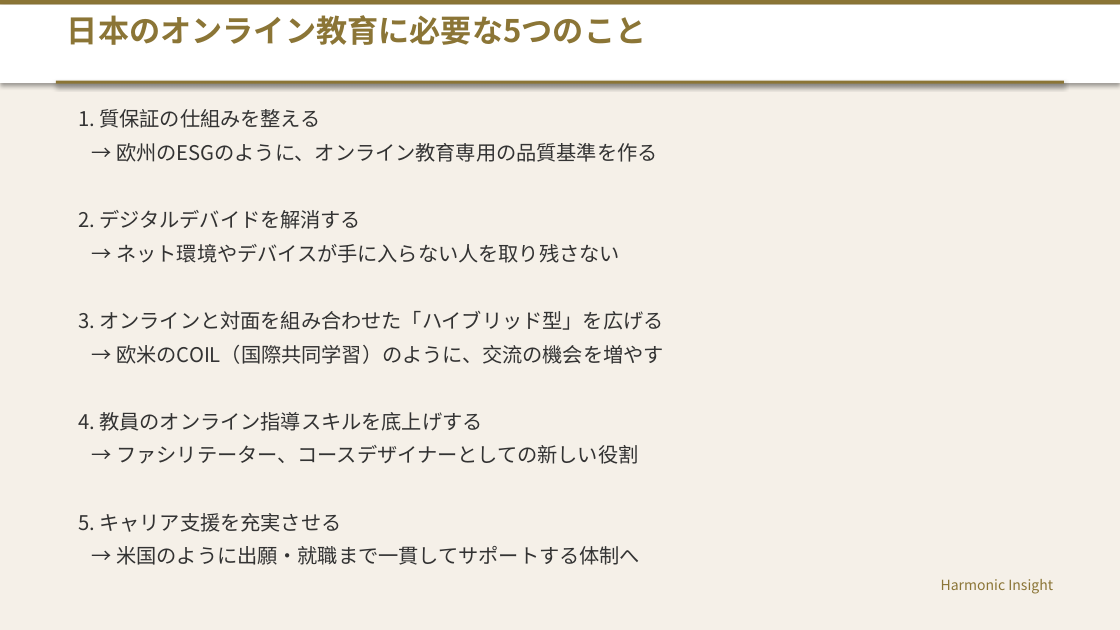
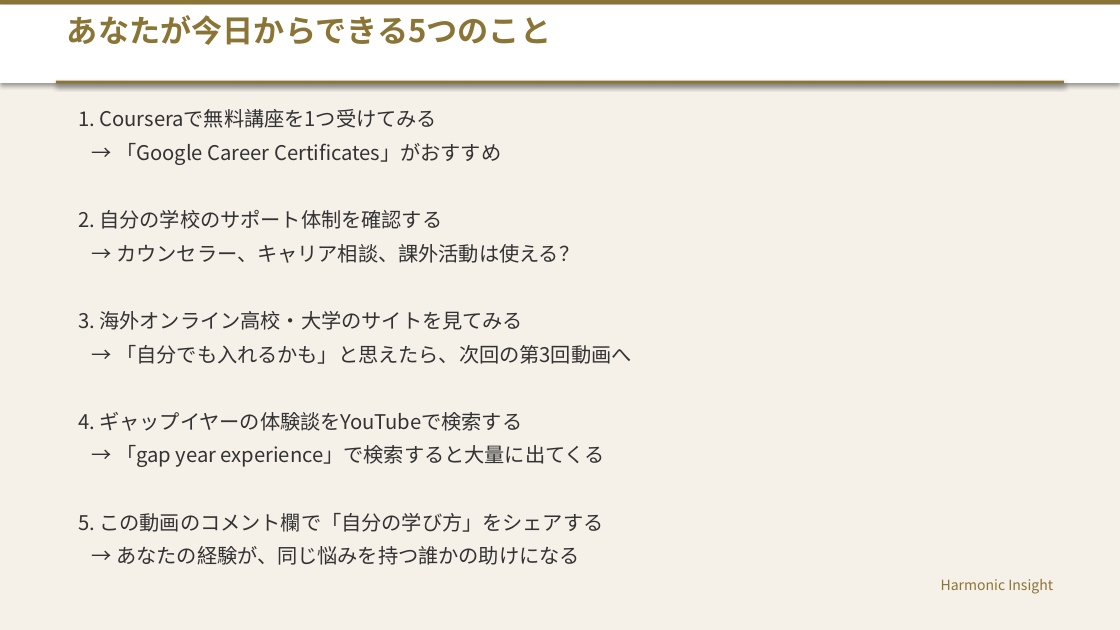
Before and after one commit to HarmonicInsight/Movie_Contents, a slide deck: slide 14 of 海外学習_留学_グローバルオンライン教育_プレゼンテーション.pptx. Drawn at 1120x630 pixels with LibreOffice and Linux fonts; fonts in the diff are those of the drawing. Boxes give left, top, right and bottom in pixels: in the first picture for what was removed or moved away, otherwise in the second. Text is boxed around its words. In the diff, an @@ line names an element or a change of style, - is before the commit and + after.

```diff
--- a/海外学習_留学_グローバルオンライン教育_プレゼンテーション.pptx
+++ b/海外学習_留学_グローバルオンライン教育_プレゼンテーション.pptx
@@ text at <box>67,15,551,45</box>: text changed @@
-日本のオンライン教育に必要な5つのこと
+あなたが今日からできる5つのこと
@@ text at <box>78,109,631,565</box>: text changed @@
-1. 質保証の仕組みを整える
-→ 欧州のESGのように、オンライン教育専用の品質基準を作る
-2. デジタルデバイドを解消する
-→ ネット環境やデバイスが手に入らない人を取り残さない
-3. オンラインと対面を組み合わせた「ハイブリッド型」を広げる
-→ 欧米のCOIL（国際共同学習）のように、交流の機会を増やす
-4. 教員のオンライン指導スキルを底上げする
-→ ファシリテーター、コースデザイナーとしての新しい役割
-5. キャリア支援を充実させる
-→ 米国のように出願・就職まで一貫してサポートする体制へ
+1. Courseraで無料講座を1つ受けてみる
+→ 「Google Career Certificates」がおすすめ
+2. 自分の学校のサポート体制を確認する
+→ カウンセラー、キャリア相談、課外活動は使える？
+3. 海外オンライン高校・大学のサイトを見てみる
+→ 「自分でも入れるかも」と思えたら、次回の第3回動画へ
+4. ギャップイヤーの体験談をYouTubeで検索する
+→ 「gap year experience」で検索すると大量に出てくる
+5. この動画のコメント欄で「自分の学び方」をシェアする
+→ あなたの経験が、同じ悩みを持つ誰かの助けになる
```
Also in this commit, not shown: 7 other slides changed, 1 other file.
